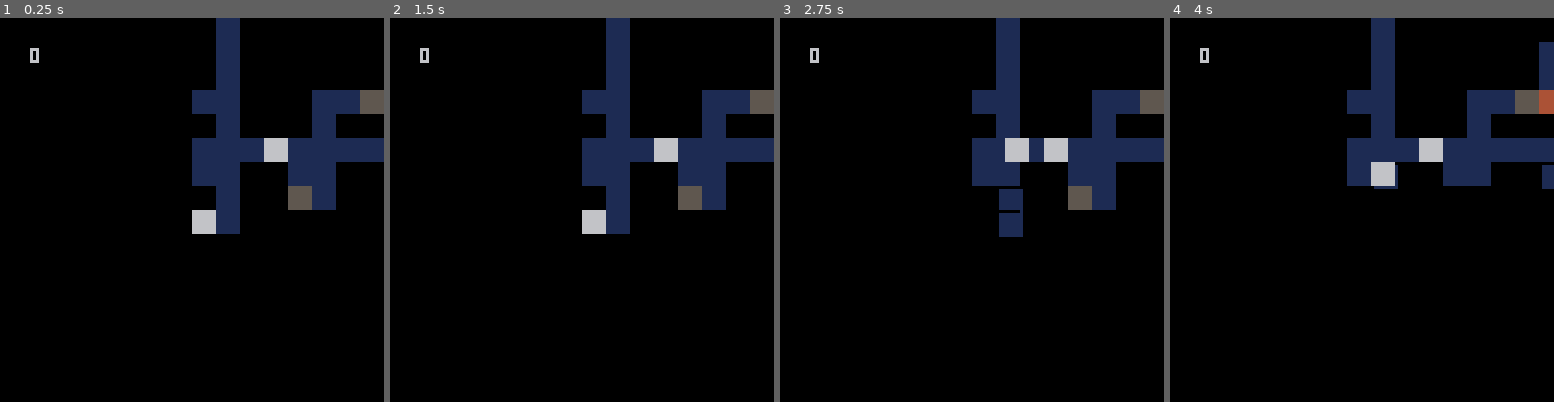
Above: before the commit, frames 1-4 (left to right).
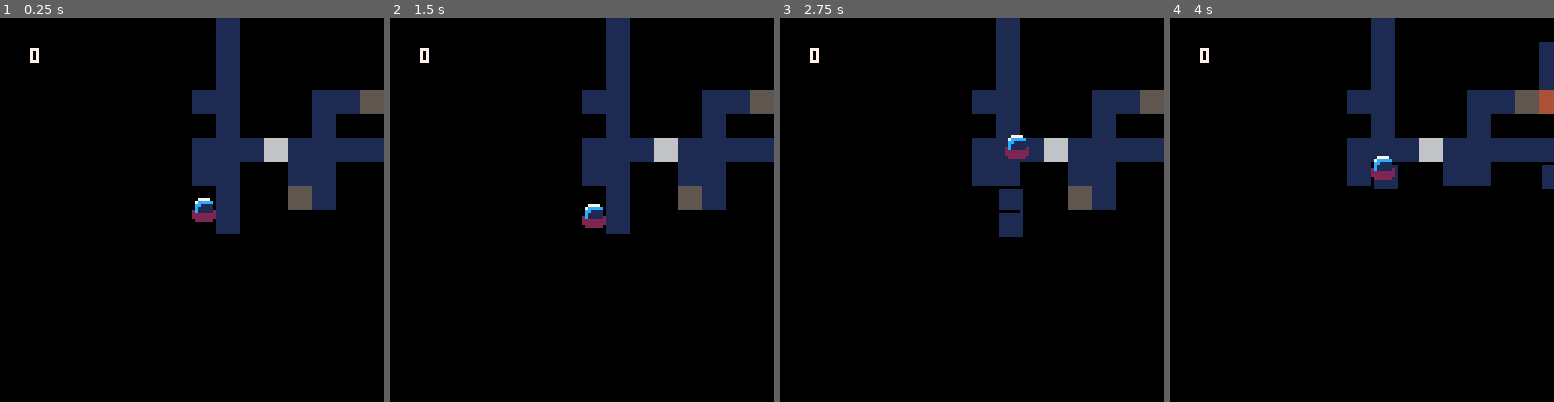
Above: after the commit, the same moments.

Repository: t-mw/superstar
Game: PICO-8 cartridge ld43.p8
Same seed, same stepped clock (60 frames per second), same inputs: the game is played once before the commit and once after it.
Inputs:
- Up to frame 1 (0.25 s): no input
- Up to frame 2 (1.5 s): tap X (X key) at 0.33, 1.07 s; tap O (Z key) at 0.7 s
- Up to frame 3 (2.75 s): hold Right 1.6-2.1 s; tap O (Z key) at 1.7, 2.1, 2.5 s; tap X (X key) at 1.85 s; hold Up 2.15-2.42 s; hold Right from 2.47 s (still down)
- Up to frame 4 (4 s): tap O (Z key) at 2.9, 3.3, 3.7 s; tap X (X key) at 2.97 s; release Right at 3.03 s; hold Left 3.08-3.58 s; hold Down 3.63-3.97 s

The runs differ from the first frame. In frame 1, 0.6% of the frame differs, in the area x 7-57%, y 7-57%; in frame 2, 0.5%; in frame 3, 0.5%; in frame 4, 0.5%.

Commit message:
Update sprites

Diff:
--- a/ld43.p8
+++ b/ld43.p8
@@ -453,17 +453,18 @@
       local ty = lerp(ty0, pos.ty, move_frac)
 
       if i == 1 then
-         draw_tile(tx, ty, 6)
+         draw_tile_sprite(tx, ty - 0.2 + 0.2 * sin(state.time / 30), 3)
       else
          local tail_item = player.tail[i - 1]
          if tail_item then
             local sprite = get_tail_sprite(tail_item, player.positions[1])
-            draw_tile_sprite(tx, ty, sprite)
+            draw_tile_sprite(tx, ty - 0.2 + 0.2 * sin(0.08 * i + state.time / 30), sprite)
          end
       end
    end
 
    camera(0, 0)
+   color(7)
    print(state.score, 10, 10)
 
    foreach(state.recent_scores, function(recent_score)
@@ -484,14 +485,14 @@
 end
 
 __gfx__
-0000000066666666bbbbbbbb11111111555555555555555555555555000000000000000000000000000000000000000000000000000000000000000000000000
-0000000066666666bbbbbbbb11111111599999955555555555555555000000000000000000000000000000000000000000000000000000000000000000000000
-0070070066666666bbbbbbbb111111115999999555aaaa5555555555000000000000000000000000000000000000000000000000000000000000000000000000
-0007700066666666bbbbbbbb111111115999999555aaaa5555577555000000000000000000000000000000000000000000000000000000000000000000000000
-0007700066666666bbbbbbbb111111115999999555aaaa5555577555000000000000000000000000000000000000000000000000000000000000000000000000
-0070070066666666bbbbbbbb555555555999999555aaaa5555555555000000000000000000000000000000000000000000000000000000000000000000000000
-0000000066666666bbbbbbbb55555555599999955555555555555555000000000000000000000000000000000000000000000000000000000000000000000000
-0000000066666666bbbbbbbb55555555555555555555555555555555000000000000000000000000000000000000000000000000000000000000000000000000
+0000000066666666bbbbbbbb00777700000000000000000000000000000000000000000000000000000000000000000000000000000000000000000000000000
+0000000066666666bbbbbbbb07ccccc0009999000000000000000000000000000000000000000000000000000000000000000000000000000000000000000000
+0070070066666666bbbbbbbb0cc1111009999990000aa00000000000000000000000000000000000000000000000000000000000000000000000000000000000
+0007700066666666bbbbbbbb0c1111100999999000aaaa0000077000000000000000000000000000000000000000000000000000000000000000000000000000
+0007700066666666bbbbbbbb2c1111120999999000aaaa0000077000000000000000000000000000000000000000000000000000000000000000000000000000
+0070070066666666bbbbbbbb2222222209999990000aa00000000000000000000000000000000000000000000000000000000000000000000000000000000000
+0000000066666666bbbbbbbb22222222009999000000000000000000000000000000000000000000000000000000000000000000000000000000000000000000
+0000000066666666bbbbbbbb02222220000000000000000000000000000000000000000000000000000000000000000000000000000000000000000000000000
 __map__
 0101000000000000000100000000000000000000000000000000000000000000000000000000000000000000000000000000000000000000000000000000000000000000000000000000000000000000000000000000000000000000000000000000000000000000000000000000000000000000000000000000000000000000
 0101000201010000000100000000000000000000000000000000000000000000000000000000000000000000000000000000000000000000000000000000000000000000000000000000000000000000000000000000000000000000000000000000000000000000000000000000000000000000000000000000000000000000
